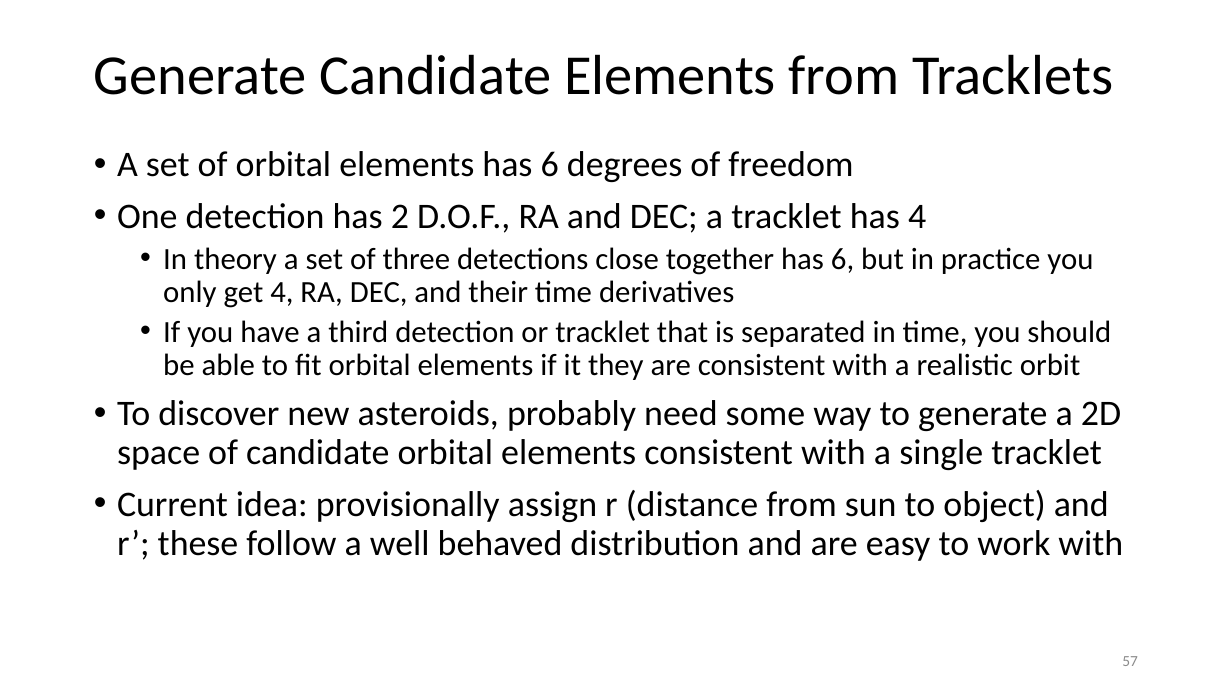
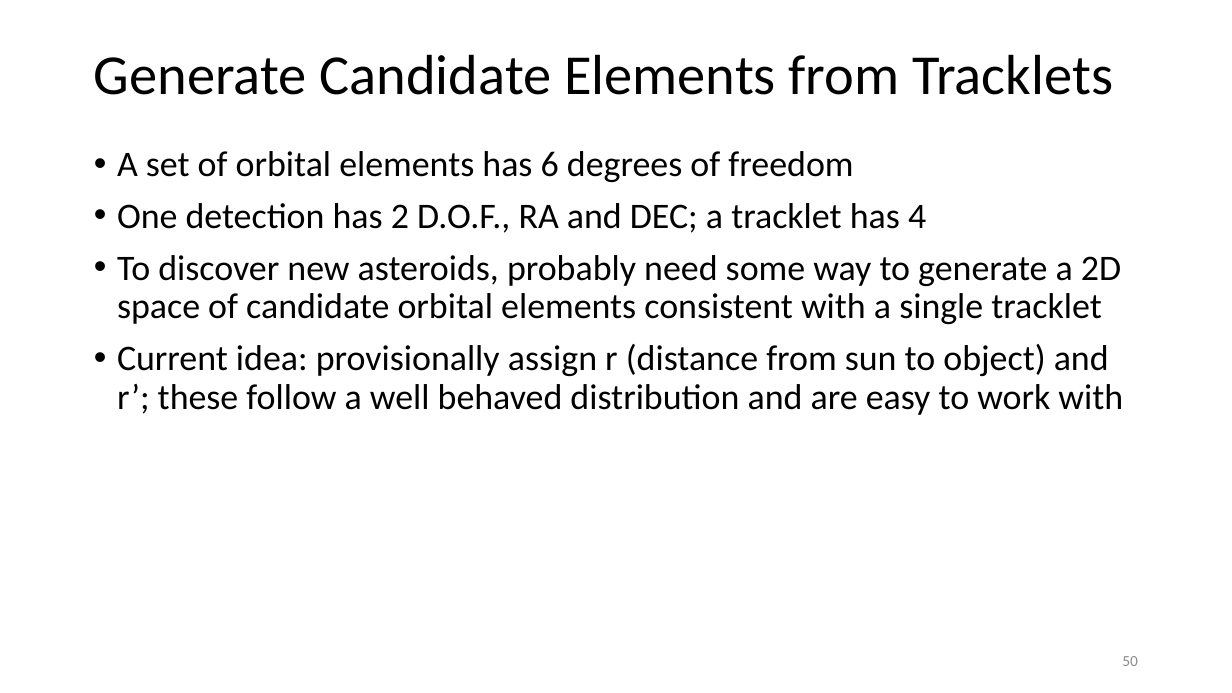
Before and after one commit to memanuel/kepler-sieve, a slide deck: slide 50 of presentation/kepler-sieve-slides.pptx (slide 57 before the commit). Drawn at 1232x693 pixels with LibreOffice and Linux fonts; fonts in the diff are those of the drawing. Boxes give left, top, right and bottom in pixels: in the first picture for what was removed or moved away, otherwise in the second. Text is boxed around its words. In the diff, an @@ line names an element or a change of style, - is before the commit and + after.

Commit message:
revised presentation / less text

```diff
--- a/presentation/kepler-sieve-slides.pptx
+++ b/presentation/kepler-sieve-slides.pptx
@@ text at [163,247,1111,380]: paragraphs removed @@
-  • In theory a set of three detections close together has 6, but in practice you only get 4, RA, DEC, and their time derivatives
-  • If you have a third detection or tracklet that is separated in time, you should be able to fit orbital elements if it they are consistent with a realistic orbit
@@ page number at [1122,656,1138,666]: text changed @@
-57
+50
```
Also in this commit, not shown: 21 other slides changed, 1 slide added, 5 slides removed, 7 other files.
